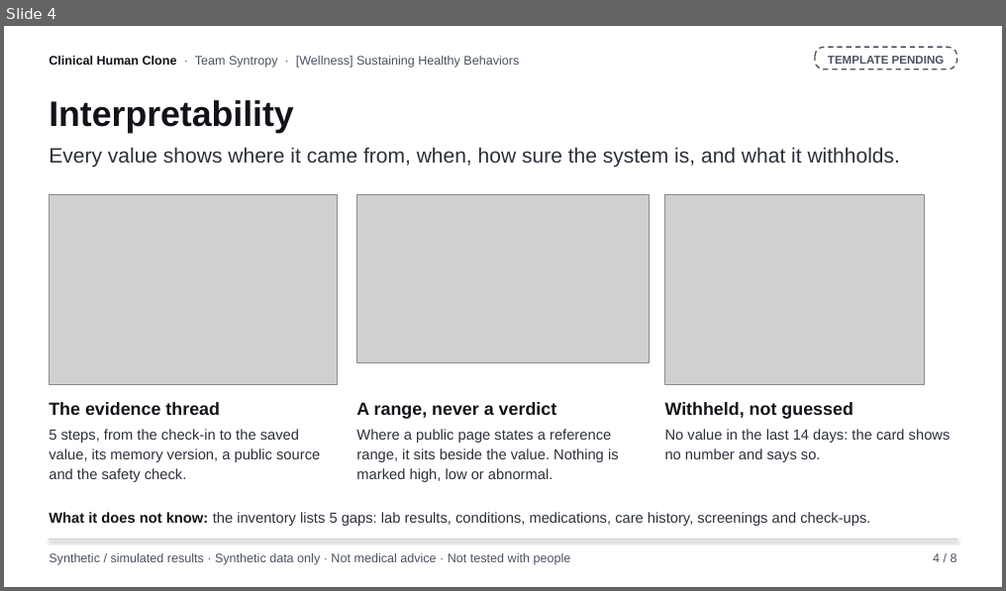
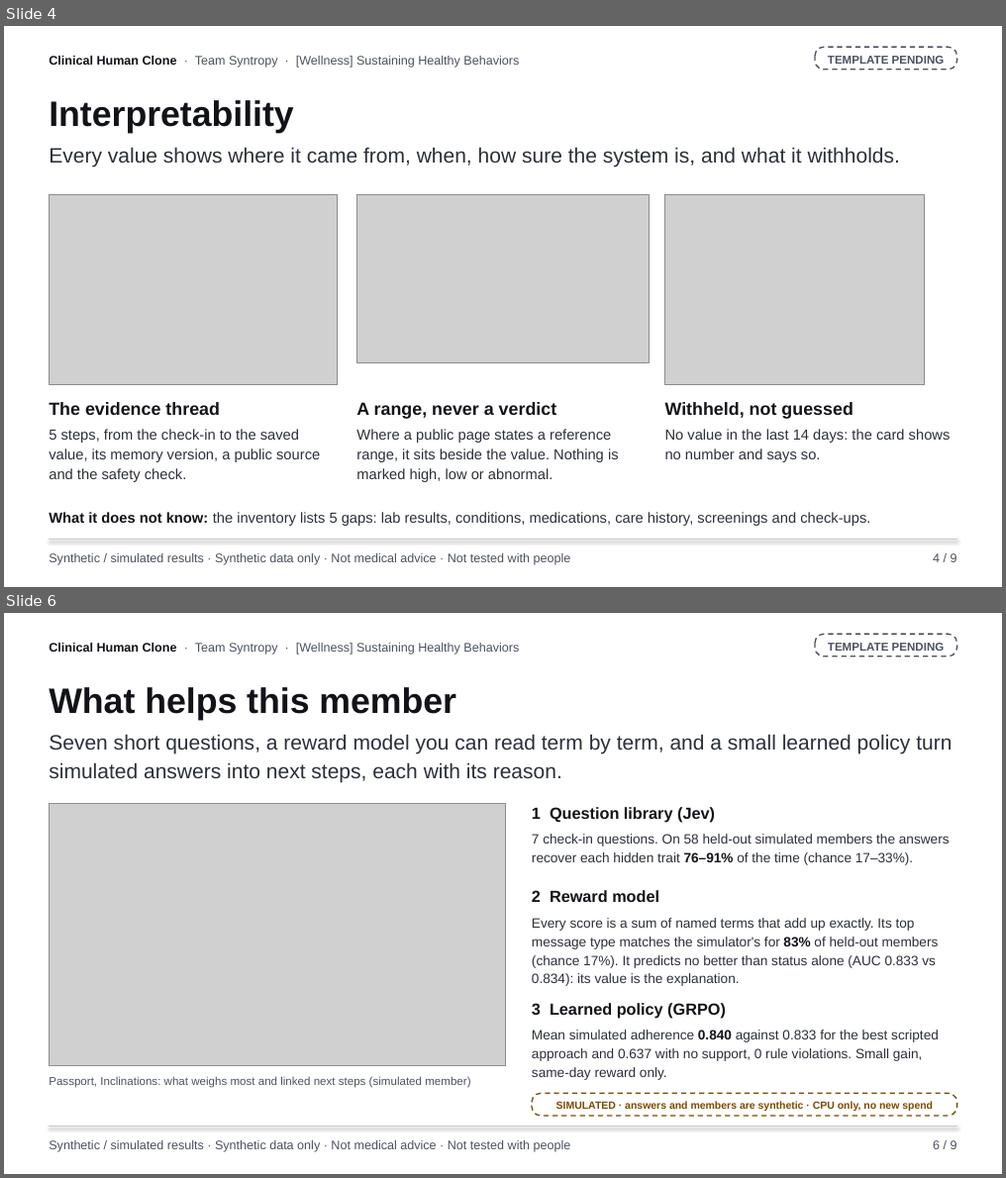
Before and after one commit to Syntropy-Health/longevity-memory-sdk, a slide deck: docs/daypart/submission/deck/clinical-human-clone-deck.pptx. Shown one above the other, each under a label of ours: slide 4 before the commit, slides 4 and 6 after it; the slides between them are not shown. The pictures are 1006x591 and 1006x1178 pixels, drawn with LibreOffice and Linux fonts; fonts in the diff are those of the drawing; grey boxes stand for pictures. Boxes give left, top, right and bottom in pixels: in the first picture for what was removed or moved away, otherwise in the second. Text is boxed around its words. In the diff, an @@ line names an element or a change of style, - is before the commit and + after.

```diff
--- a/docs/daypart/submission/deck/clinical-human-clone-deck.pptx
+++ b/docs/daypart/submission/deck/clinical-human-clone-deck.pptx
@@ slide 6 added at box(4, 613, 1002, 1174), background #FFFFFF @@
@@ rounded rectangle added at box(815, 634, 957, 657), fill #FFFFFF, outline #4A5160 1.25 pt dashed @@
@@ text added at box(49, 643, 519, 655), 12 pt, text #4A5160 @@
+Clinical Human Clone · Team Syntropy · [Wellness] Sustaining Healthy Behaviors
@@ text added at box(828, 643, 944, 651), 11 pt, text #4A5160, bold @@
+TEMPLATE PENDING
@@ text added at box(49, 687, 456, 720), 34 pt, text #111318, bold @@
+What helps this member
@@ text added at box(49, 734, 951, 782), 20 pt, text #2A2F3A @@
+Seven short questions, a reward model you can read term by term, and a small learned policy turn simulated answers into next steps, each with its reason.
@@ picture added at box(49, 804, 506, 1065) @@
@@ text added at box(532, 807, 715, 822), 15.5 pt, text #111318, bold @@
+1 Question library (Jev)
@@ text added at box(532, 834, 949, 865), 13 pt, text #2A2F3A @@
+7 check-in questions. On 58 held-out simulated members the answers recover each hidden trait 76–91% of the time (chance 17–33%).
@@ text added at box(532, 890, 659, 902), 15.5 pt, text #111318, bold @@
+2 Reward model
@@ text added at box(532, 918, 939, 986), 13 pt, text #2A2F3A @@
+Every score is a sum of named terms that add up exactly. Its top message type matches the simulator's for 83% of held-out members (chance 17%). It predicts no better than status alone (AUC 0.833 vs 0.834): its value is the explanation.
@@ text added at box(532, 1003, 726, 1019), 15.5 pt, text #111318, bold @@
+3 Learned policy (GRPO)
@@ text added at box(532, 1030, 939, 1080), 13 pt, text #2A2F3A @@
+Mean simulated adherence 0.840 against 0.833 for the best scripted approach and 0.637 with no support, 0 rule violations. Small gain, same-day reward only.
@@ text added at box(49, 1076, 470, 1088), 11 pt, text #4A5160 @@
+Passport, Inclinations: what weighs most and linked next steps (simulated member)
@@ rounded rectangle added at box(532, 1093, 957, 1116), fill #FFFFFF, outline #7A4B00 1.25 pt dashed @@
@@ text added at box(556, 1101, 933, 1111), 10 pt, text #7A4B00, bold @@
+SIMULATED · answers and members are synthetic · CPU only, no new spend
@@ line added from (49, 1127) to (957, 1127), #C9CDD6 1 pt @@
@@ text added at box(49, 1141, 571, 1153), 12 pt, text #4A5160 @@
+Synthetic / simulated results · Synthetic data only · Not medical advice · Not tested with people
@@ text added at box(933, 1141, 957, 1150), 12 pt, text #4A5160 @@
+6 / 9
@@ slide 4 changed as well @@
@@ text at box(933, 554, 957, 563): text changed @@
-4 / 8
+4 / 9
```
Also in this commit, not shown: 7 other slides changed, 21 other files.
